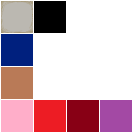
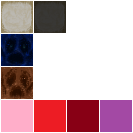
The second 133px x 133px image is a revision of the first. Changes to its layers:
"Fondo" (1st of 3): blend normal → multiply, painted on it over [1, 1, 66, 99]
added layer "Fondo" (2nd of 3) above "Fondo" over [1, 1, 66, 64]
added layer "Fondo" (3rd of 3) over [1, 1, 66, 99]
